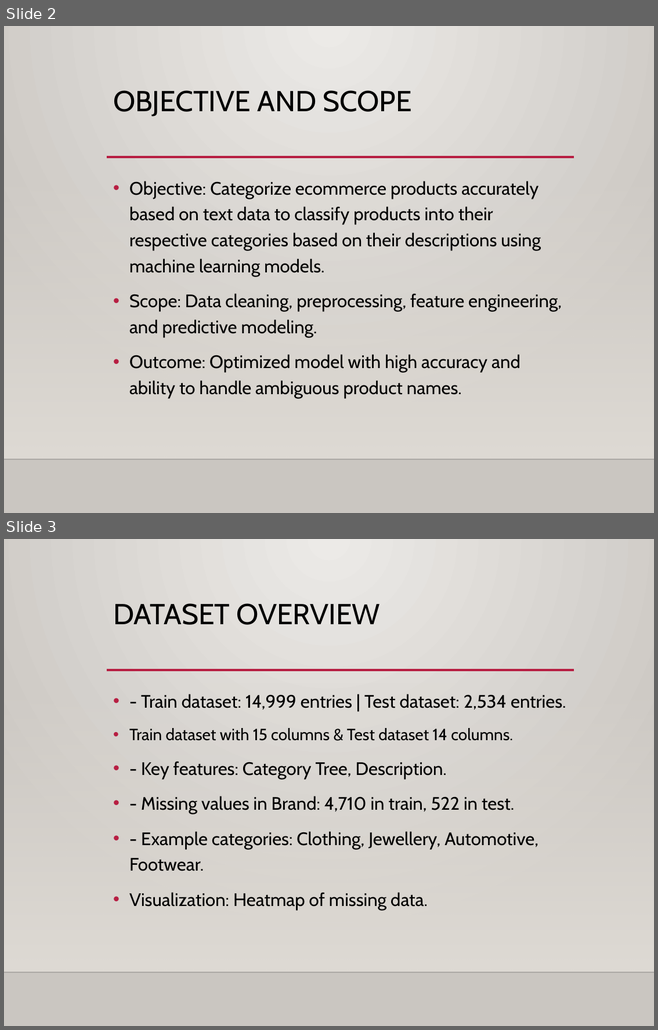
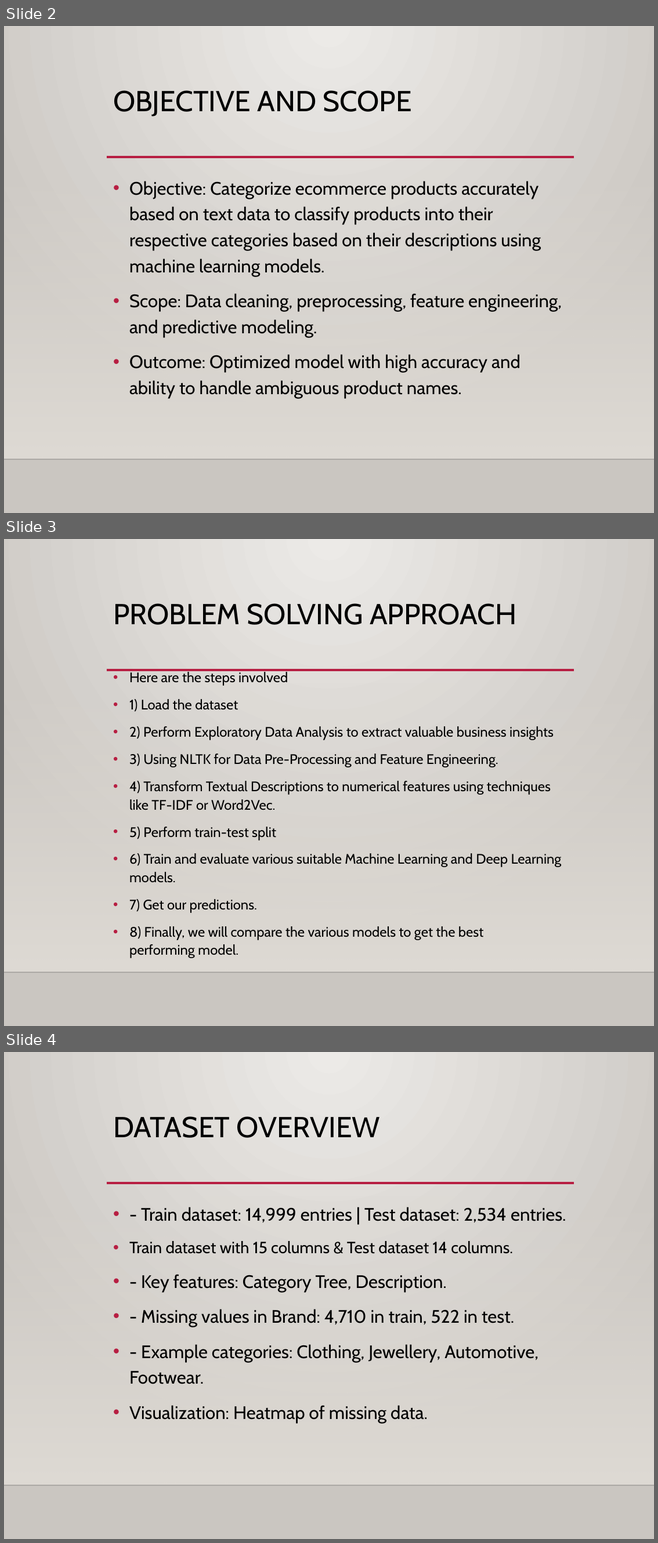
Before and after one commit to Rnajnar/Upgrad_Data_Science_Hackathon, a slide deck: Ecommerce_Product_Categorization_Rashmi Ranjan.pptx. Shown one above the other, each under a label of ours: slides 2 and 3 before the commit, slides 2, 3 and 4 after it. The pictures are 658x1030 and 658x1543 pixels, drawn with LibreOffice and Linux fonts; fonts in the diff are those of the drawing; background and template pictures are left out. Boxes give left, top, right and bottom in pixels: in the first picture for what was removed or moved away, otherwise in the second. Text is boxed around its words. In the diff, an @@ line names an element or a change of style, - is before the commit and + after.

```diff
--- a/Ecommerce_Product_Categorization_Rashmi Ranjan.pptx
+++ b/Ecommerce_Product_Categorization_Rashmi Ranjan.pptx
@@ slide 3 added at [4, 539, 654, 1026], background gradient #ECEAE7 to #CAC7C1; not listed: 3 template elements that a slide beside it also shows @@
@@ title added at [113, 603, 516, 625], 32 pt, text #000000 @@
+PROBLEM SOLVING APPROACH
@@ text added at [129, 671, 561, 958], 15.3 pt, text #000000 @@
+• Here are the steps involved
+• 1) Load the dataset
+• 2) Perform Exploratory Data Analysis to extract valuable business insights
+• 3) Using NLTK for Data Pre-Processing and Feature Engineering.
+• 4) Transform Textual Descriptions to numerical features using techniques like TF-IDF or Word2Vec.
+• 5) Perform train-test split
+• 6) Train and evaluate various suitable Machine Learning and Deep Learning models.
+• 7) Get our predictions.
+• 8) Finally, we will compare the various models to get the best performing model.
@@ what was slide 3 is now slide 4 @@
```
